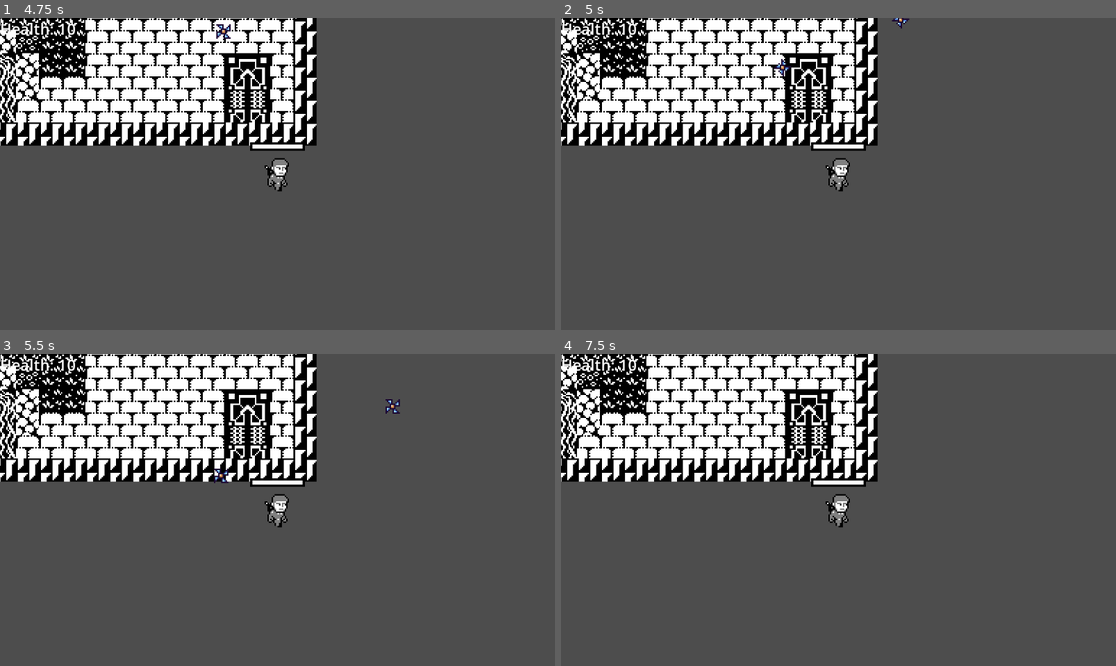
Above: before the commit, frames 1-4 (two rows, left to right).
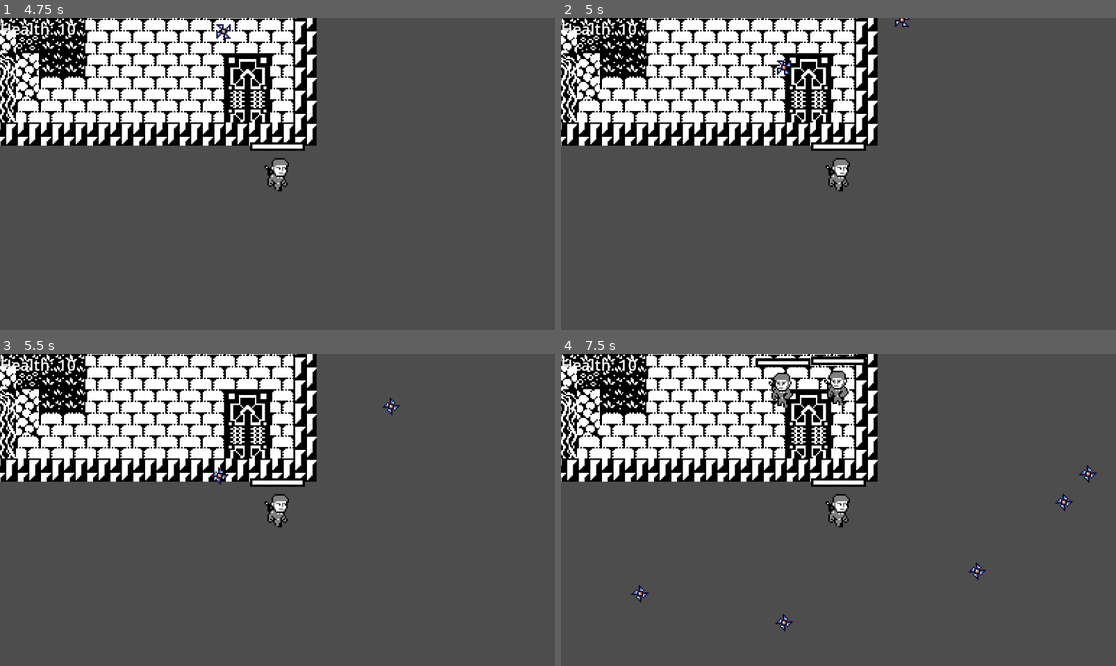
Above: after the commit, the same moments.

Repository: Lunoro/questpresso-2025
Game: Godot game, scene res://Scenes/Scene-1.tscn
Same seed, same stepped clock (60 frames per second), same inputs: the game is played once before the commit and once after it.
Inputs (mouse positions are in pixels of both pictures, inside the frame that each line leads up to):
- Up to frame 1 (4.75 s): tap Enter (ui_accept) at 0.5, 0.77, 1.52, 3.02, 3.5, 3.77, 4.25, 4.52 s; move the mouse to (399, 158) at 0.52 s; hold D (right) 0.53-1.28 s; click (399, 158) at 0.6 s; move the mouse to (166, 189) at 1.27 s; hold S (down) 1.28-2.03 s; click (166, 189) at 1.35 s; move the mouse to (333, 105) at 2.02 s; hold D (right) 2.03-2.78 s; tap E (interact) at 2.1, 4.35 s; click (333, 105) at 2.3 s; move the mouse to (249, 236) at 2.77 s; hold W (up) 2.78-3.53 s; click (249, 236) at 2.85 s; move the mouse to (444, 220) at 3.52 s; hold A (left) from 3.53 s (still down); click (444, 220) at 3.6 s; tap L (Debug) at 4.15 s; move the mouse to (111, 127) at 4.27 s; click (111, 127) at 4.55 s
- Up to frame 2 (5 s): keep holding A (left)
- Up to frame 3 (5.5 s): move the mouse to (305, 510) at 5.02 s; release A (left) at 5.03 s; hold S (down) from 5.03 s (still down); click (305, 510) at 5.1 s
- Up to frame 4 (7.5 s): move the mouse to (755, 432) at 5.77 s; release S (down) at 5.78 s; hold D (right) 5.78-6.53 s; click (755, 432) at 5.85 s; tap Enter (ui_accept) at 6.02, 6.77 s; move the mouse to (960, 494) at 6.52 s; hold W (up) 6.53-7.28 s; tap E (interact) at 6.6 s; click (960, 494) at 6.8 s; move the mouse to (727, 525) at 7.27 s; hold D (right) from 7.28 s (still down); click (727, 525) at 7.35 s

Frame 1 is identical in both runs. In frame 2, 0.2% of the frame differs, in the area x 38-63%, y 0-19%; in frame 3, 0.2%; in frame 4, 1.3%, in the area x 12-97%, y 0-89%.

Commit message:
added simple boss fight mechanic

Diff:
--- a/Entities/Boss/boss.gd
+++ b/Entities/Boss/boss.gd
@@ -13,16 +13,19 @@
 
 var player_position:Vector2
 
-
 func _ready() -> void:
 	$Entrance.start()
-	health = 300
-	armor = 5
+	health = 1
+	armor = 1
 	attack_cooldown_node = $attack_cooldown
 	AnimatedSprite = $AnimatedSprite2D
 
+	await $AnimatedSprite2D.animation_finished
+	fight()
+
 func _physics_process(delta: float) -> void:
 	if(is_dead):
+		despawn()
 		return
 
 	position_check()
@@ -34,8 +37,34 @@
 		#attack(0, 0, 0)
 		#summon_enemy_attack()
 
+func fight():
+	if ((health / max_health) < 0.5):
+		attack_random(1, 2)
+		return
+	attack_random(0, 1)
+
+# attack cooldown bestimmt pace und sucht random attacken um auszuführen
+# Änderung des paces pro attack: Summon 30sec to kill the enemies
+# Normal attack 2seconds
+# Shuriken just the animation
+
+func attack_random(x: int, y: int):
+
+	match randi_range(x, y):
+		0: attack(0, 0, 0)
+		1: summon_enemy_attack()
+		2: shuriken_circle_attack()
+
+
+func _on_attack_cooldown_timeout() -> void:
+	fight()
+
 func spawn():
 	$AnimatedSprite2D.play_backwards("teleport")
+
+func despawn():
+	$AnimatedSprite2D.play("teleport")
+
 
 func position_check():
 	if (player_position.y < global_position.y):
@@ -52,6 +81,9 @@
 	teleport()
 
 func _on_animated_sprite_2d_animation_finished() -> void:
+	if(is_dead):
+		queue_free()
+		return
 	$AnimatedSprite2D.play("idle")
 	$Summon1.play("default")
 	$Summon2.play("default")
@@ -66,6 +98,7 @@
 
 	var animation_name = "attack_" + direction_of_anim[random]
 	$AnimatedSprite2D.play(animation_name)
+	$attack_cooldown.start(2)
 
 func summon_enemy_attack():
 	$AnimatedSprite2D.play("summon")
@@ -74,6 +107,7 @@
 	spawn_enemy(Vector2(50, 0))
 	spawn_enemy(Vector2(-50, 0))
 	await $AnimatedSprite2D.animation_finished
+	$attack_cooldown.start(60)
 
 func spawn_enemy(position_to_boss: Vector2):
 	if enemy_scene:
@@ -98,5 +132,7 @@
 
 		get_tree().current_scene.add_child(shuriken)
 
+	$attack_cooldown.start()
+
 func _on_entrance_timeout() -> void:
 	spawn()
--- a/Entities/Boss/boss.tscn
+++ b/Entities/Boss/boss.tscn
@@ -364,7 +364,9 @@
 
 [node name="Entrance" type="Timer" parent="."]
 wait_time = 3.0
+one_shot = true
 
 [connection signal="animation_finished" from="AnimatedSprite2D" to="." method="_on_animated_sprite_2d_animation_finished"]
 [connection signal="timeout" from="Timer" to="." method="_on_timer_timeout"]
+[connection signal="timeout" from="attack_cooldown" to="." method="_on_attack_cooldown_timeout"]
 [connection signal="timeout" from="Entrance" to="." method="_on_entrance_timeout"]
--- a/Entities/Boss/shuriken.tscn
+++ b/Entities/Boss/shuriken.tscn
@@ -34,7 +34,7 @@
 [node name="AnimatedSprite2D" type="AnimatedSprite2D" parent="."]
 sprite_frames = SubResource("SpriteFrames_mrsg3")
 autoplay = "default"
-frame_progress = 0.9742341
+frame_progress = 0.3980379
 
 [node name="CollisionShape2D" type="CollisionShape2D" parent="."]
 shape = SubResource("CircleShape2D_c5bur")
